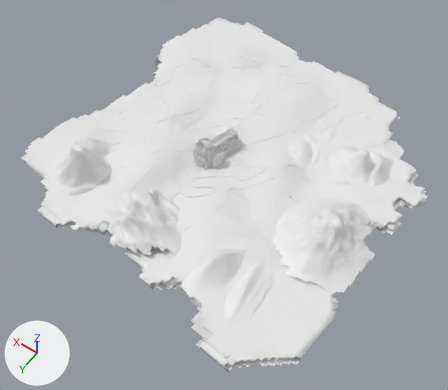
Before and after pictures for a commit that changed the glTF model static/mountain_map.glb.
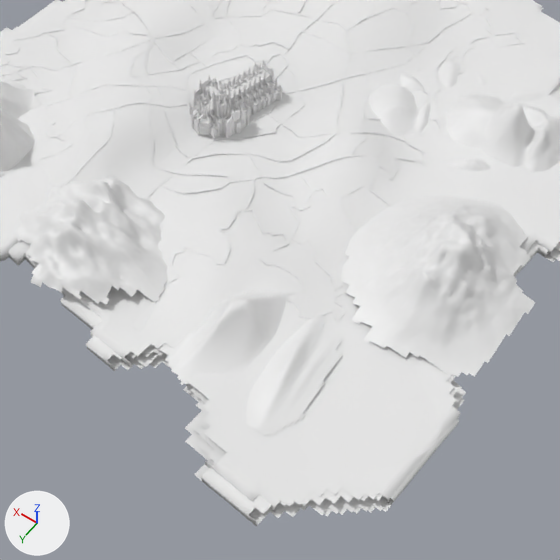
Old and new are each drawn whole from a 50 mm lens placed at (-20.9, 32.7, 44.0), pointed at (-0.2, 3.9, -1.3) and again close up on the part from 21% to 87% of the width and 24% to 100% of the height. Every picture has the same lights, and +X, +Y and +Z are marked at lower left. The older version's two pictures come first. Where no turn or scale is listed for an object, it has been applied to the vertices. Vertices at exactly the same position are counted once.

In view in the first close-up: 'MOUNTAIN_criticita', 'MOUNTAIN_festa', 'MOUNTAIN_opportunita', 'MOUNTAIN_relazioni', 'MOUNTAIN_trasformazione', 'Terrain_Base', 'duomo_top', 'map_line'.
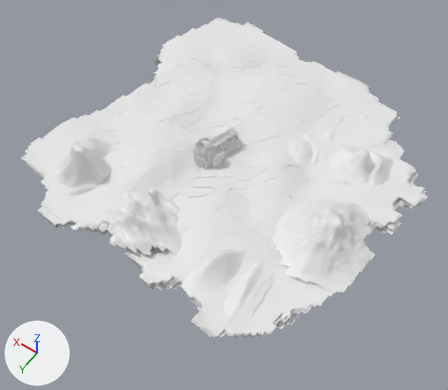
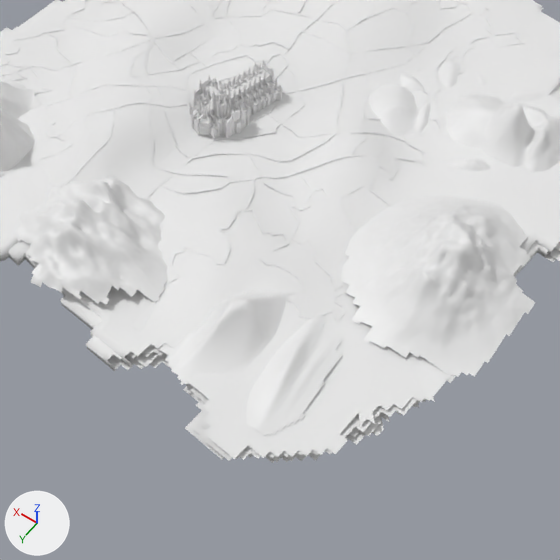
Pixel boxes (x1, y1, x2, y2) of what changed, in the close-ups (560 x 560 px):
'Terrain_Base', reshaped: before (0, 0, 560, 526); after (0, 0, 560, 463)
part 1 of me_平面_002, deleted: before (185, 380, 466, 526)

Patch to the scene script:
```diff
--- a/static/mountain_map.glb.py
+++ b/static/mountain_map.glb.py
@@ me_平面_002 @@
 # used by ob_terrain_base; location = (1.07, 0.31, -0.06)
-me_平面_002.from_pydata(...)  # 21702 vertices, 42414 faces; spans x -16.9..17.2, y -17.7..17.5, z -0.8..1.5
+me_平面_002.from_pydata(...)  # 21087 vertices, 41148 faces; spans x -16.9..17.2, y -17.7..16.0, z -0.8..1.5
+# me_平面_002 part 1: 615 vertices removed from x -15.9..-7.2, y 7.4..17.5, z -0.6..0.1
 me_平面_002.materials.append(mat_material_1)
```
